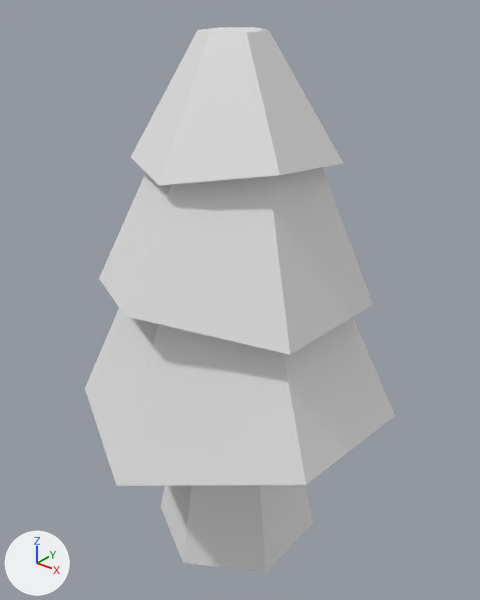
Two versions of the OBJ model Snowglobe/Assets/Models/Trees/tree_smol.obj, one commit apart.
Both versions are drawn from a 50 mm camera at (2.01, -2.47, 2.48) aimed at (0.0, 0.04, 0.92). Every picture has the same lights, and +X, +Y and +Z are marked at lower left. Where no turn or scale is listed for an object, it has been applied to the vertices.
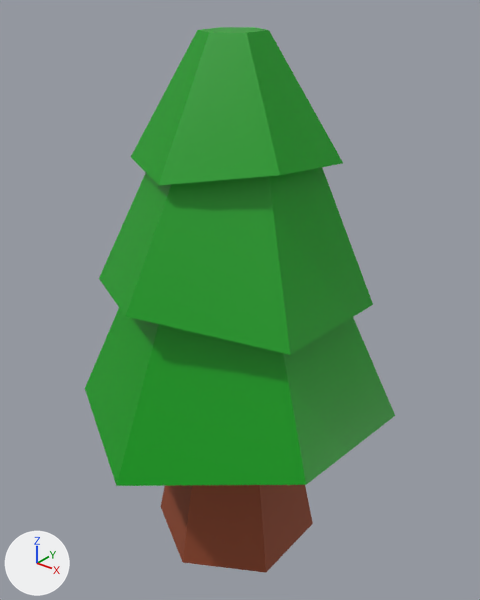
Pixel boxes [x1, y1, x2, y2] of what changed, in the pictures (480 x 600 px):
'Cylinder.001', recoloured (grey to green)
    both: [85, 308, 395, 486]
'Cylinder.002', recoloured (grey to green)
    both: [99, 167, 373, 355]
'Cylinder.003', recoloured (white to green)
    both: [131, 27, 343, 185]
'Cylinder', recoloured (grey to brown)
    both: [161, 485, 313, 573]

The change in detail:
Material 'Material' (mat_material) is new.
Its base color is (0.0, 0.346, 0.00657) (green #009f13).
Material 'Material.001' (mat_material_001) is new.
Its base color is (0.277, 0.0595, 0.0216) (brown #904528).
Its roughness is 0.757.
me_cylinder has 12 vertices, 8 faces and spans x -0.42..0.42, y -0.485..0.485, z -0.568..0.568.
me_cylinder now uses material mat_material_001 (brown #904528).
me_cylinder_001 has 24 vertices, 20 faces and spans x -0.78..0.78, y -0.9..0.9, z 0.29..1.24.
me_cylinder_001 now uses material mat_material (green #009f13).
me_cylinder_002 has 24 vertices, 20 faces and spans x -0.639..0.637, y -0.75..0.711, z 0.975..1.785.
me_cylinder_002 now uses material mat_material (green #009f13).
me_cylinder_003 has 24 vertices, 20 faces and spans x -0.452..0.451, y -0.515..0.525, z 1.677..2.272.
me_cylinder_003 now uses material mat_material (green #009f13).
